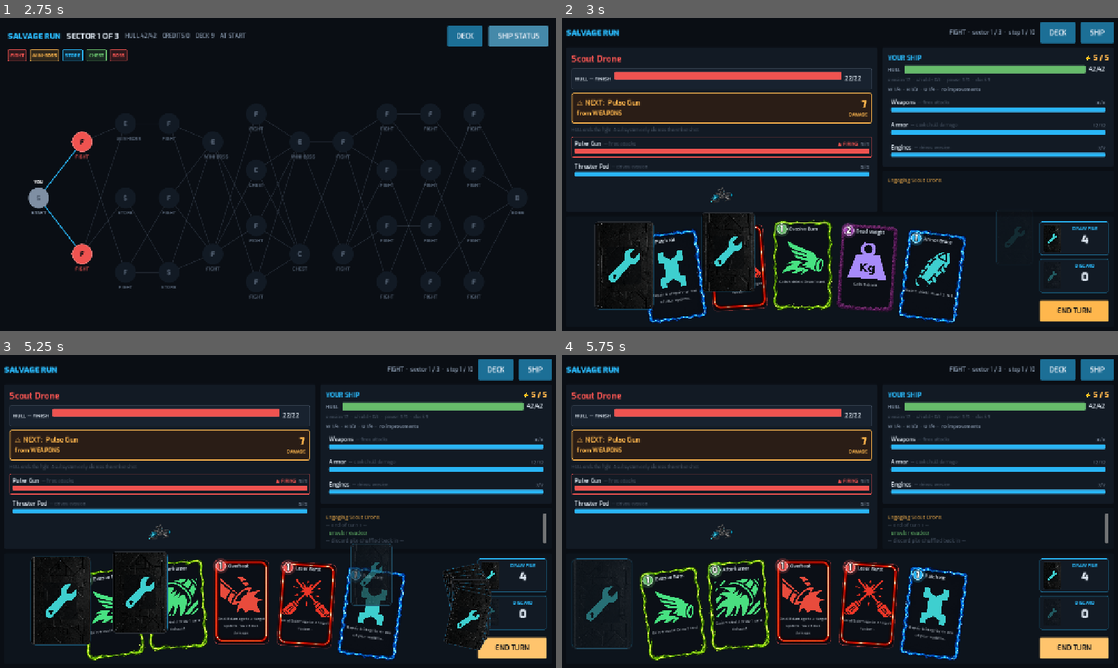
Above: before the commit, frames 1-4 (two rows, left to right).
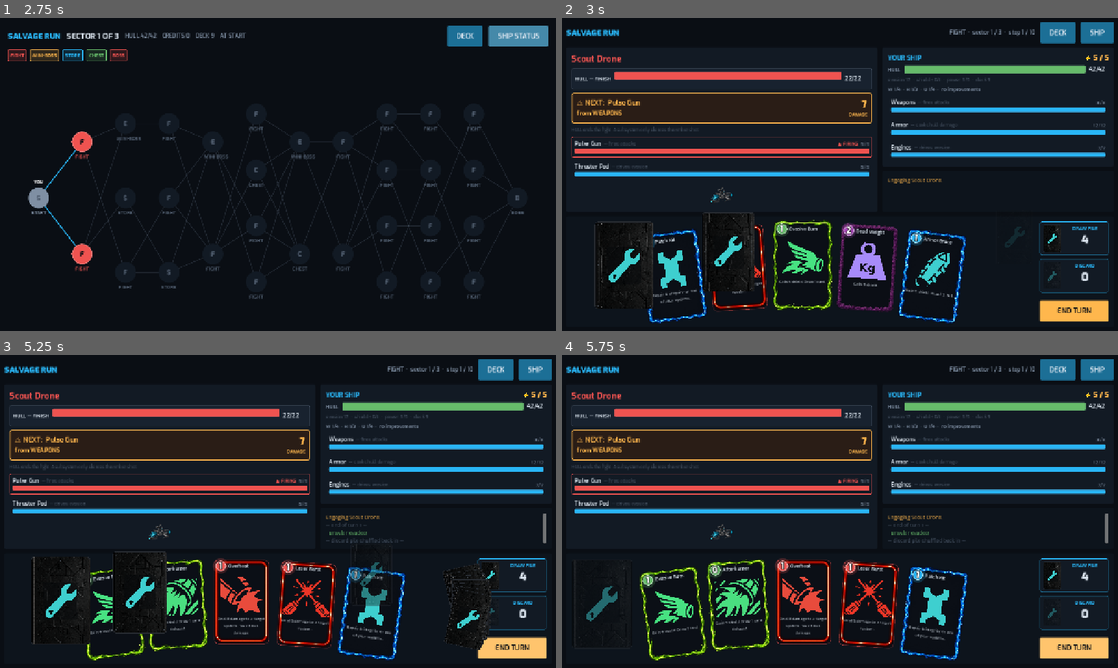
Above: after the commit, the same moments.

Repository: thegliffy/salvage-run
Game: Godot game, scene res://scenes/title.tscn
Two runs of this game, one before a commit and one after it. Both use one fixed random seed, a clock stepped at 60 frames per second and the inputs below.
Inputs:
- Up to frame 1 (2.75 s): click "STEAL" at 0.5 s; click "DECK" at 1.25 s; click "SHIP STATUS" at 2 s
- Up to frame 2 (3 s): click "F" at 2.75 s
- Up to frame 3 (5.25 s): click "DECK" at 3.5 s; click "SHIP" at 4.25 s; click "END TURN" at 5 s
- Up to frame 4 (5.75 s): no input

Frame 1 is identical in both runs. In frame 2, 0.2% of the frame differs, in the area x 6-79%, y 61-94%; in frame 3, 0.7%, in the area x 5-89%, y 60-95%; in frame 4, less than 0.1%.

Commit message:
Drop the cyan rail under card-back ghosts
Kyle: scrap plate stays black; cyan is the wrench only. When the PNG
is present the TextureRect is the whole ghost.

Co-authored-by: thegliffy <thegliffy@users.noreply.github.com>

Diff:
--- a/src/ui/card_fx.gd
+++ b/src/ui/card_fx.gd
@@ -199,15 +199,14 @@
 
 # --- Ghost construction ------------------------------------------------------
 
-## Aspect-correct card back. A raised plate sits under the art so a dark PNG
-## still reads as a card on the combat UI. TextureRect when AD (or the interim
-## PNG) is present; plate-only otherwise.
+## Aspect-correct card back. Kyle: black scrap plate; cyan is the wrench only —
+## no extra accent rail around the ghost. TextureRect when the PNG is present;
+## a charcoal plate otherwise.
 static func _card_back() -> Control:
 	var wrap := Control.new()
 	wrap.custom_minimum_size = CARD_BACK
 	wrap.size = CARD_BACK
 	wrap.mouse_filter = Control.MOUSE_FILTER_IGNORE
-	wrap.add_child(_plate(CARD_BACK, UITheme.ACCENT_DIM))
 	var tex := UITheme.card_back_texture()
 	if tex != null:
 		var r := TextureRect.new()
@@ -221,6 +220,8 @@
 		r.offset_bottom = 0
 		r.mouse_filter = Control.MOUSE_FILTER_IGNORE
 		wrap.add_child(r)
+	else:
+		wrap.add_child(_plate(CARD_BACK, UITheme.TEXT_FAINT, Color("12161c")))
 	return wrap
 
 
